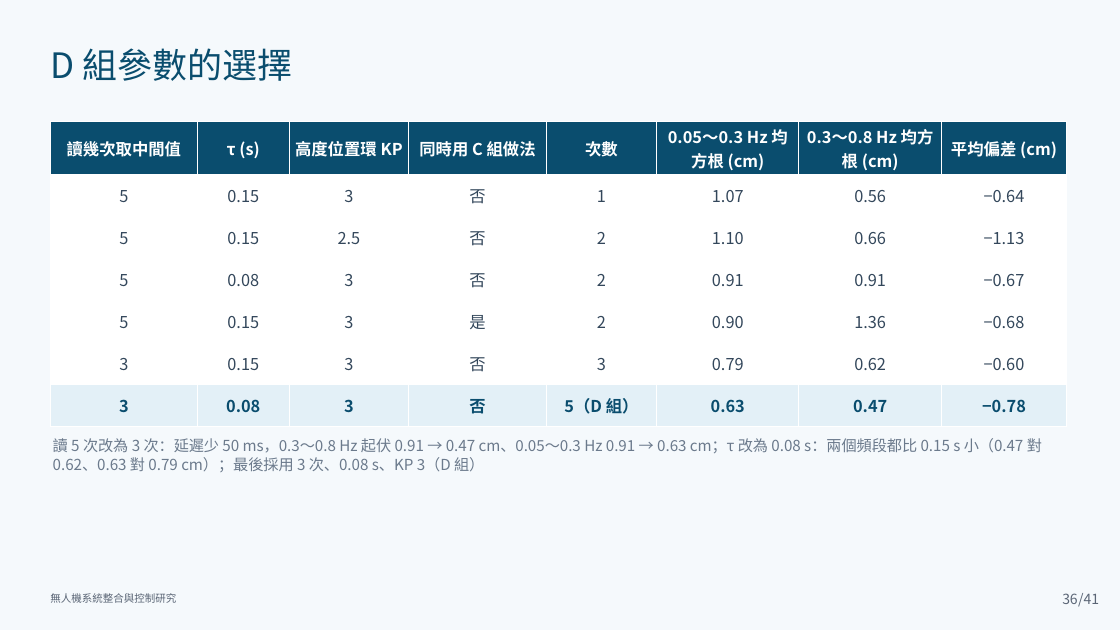
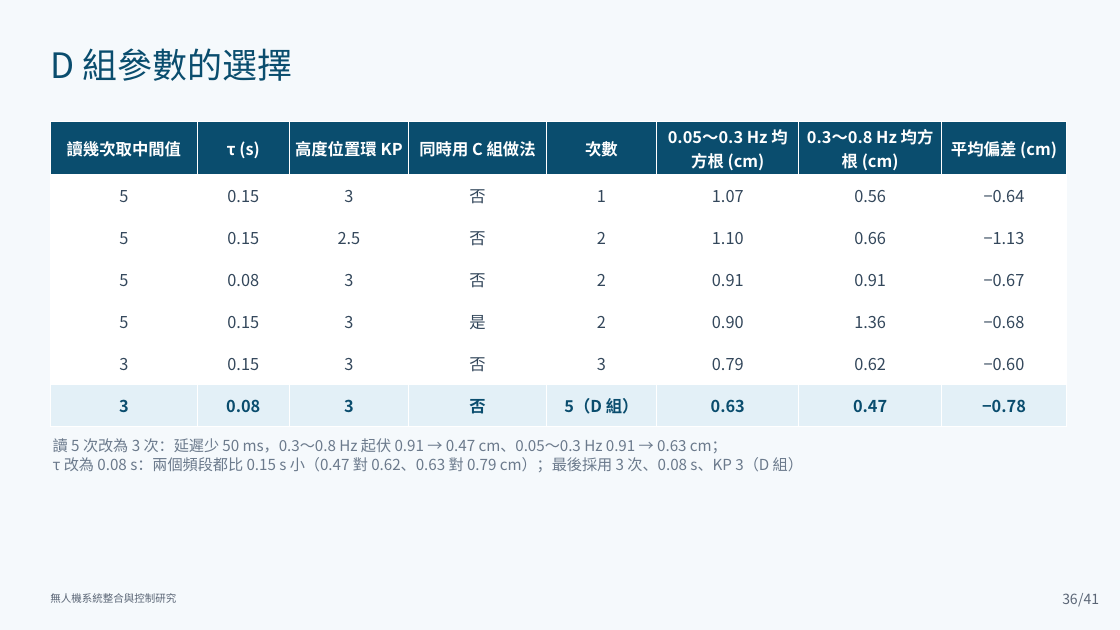
Before and after one commit to lingken1028/-, a slide deck: slide 36 of 無人機系統整合與控制研究_口試簡報 2.pptx. Drawn at 1120x630 pixels with LibreOffice and Linux fonts; fonts in the diff are those of the drawing. Boxes give left, top, right and bottom in pixels: in the first picture for what was removed or moved away, otherwise in the second. Text is boxed around its words. In the diff, an @@ line names an element or a change of style, - is before the commit and + after.

```diff
--- a/無人機系統整合與控制研究_口試簡報 2.pptx
+++ b/無人機系統整合與控制研究_口試簡報 2.pptx
@@ text at (x1=53, y1=438, x2=803, y2=472): text changed @@
-讀 5 次改為 3 次：延遲少 50 ms，0.3～0.8 Hz 起伏 0.91 → 0.47 cm、0.05～0.3 Hz 0.91 → 0.63 cm；τ 改為 0.08 s：兩個頻段都比 0.15 s 小（0.47 對 0.62、0.63 對 0.79 cm）；最後採用 3 次、0.08 s、KP 3（D 組）
+讀 5 次改為 3 次：延遲少 50 ms，0.3～0.8 Hz 起伏 0.91 → 0.47 cm、0.05～0.3 Hz 0.91 → 0.63 cm；
+τ 改為 0.08 s：兩個頻段都比 0.15 s 小（0.47 對 0.62、0.63 對 0.79 cm）；最後採用 3 次、0.08 s、KP 3（D 組）
```
Also in this commit, not shown: 3 other slides changed.
